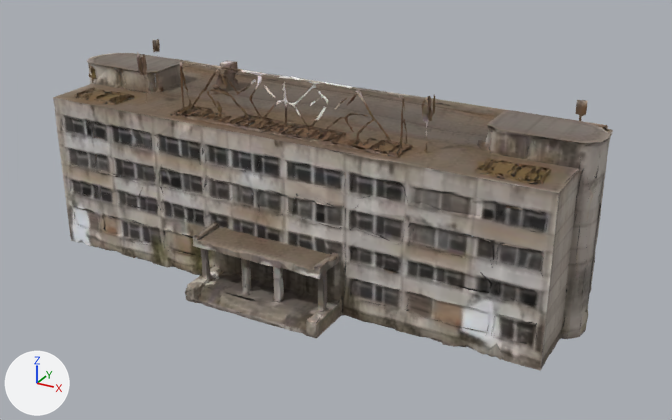
Before and after pictures for a commit that changed the glTF model assets/models/building_admin.glb.
One viewpoint serves both versions: a 50 mm camera at (46.5, -77.7, 47.2) aimed at (3.6, 0.3, 8.2). Arrows for +X, +Y and +Z are at lower left; the lights stay in place. The first picture is the older version. Vertices at exactly the same position are counted once.

Names of what the first picture shows: 'building_admin'.
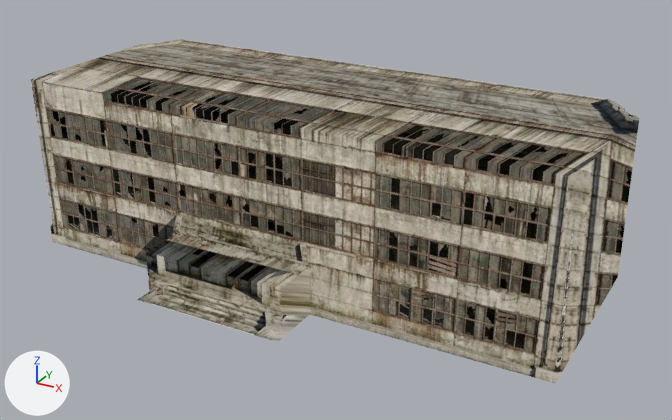
What differs and where, as boxes [x1, y1, x2, y2] in the pictures (672 x 420 px):
'building_admin', reshaped (9% wider): before [53, 39, 613, 371]; after [31, 39, 639, 383]
part 1 of me_building_admin, rebuilt (9% wider, 8% taller): before [53, 53, 613, 371]; after [31, 39, 639, 383]
part 2 of me_building_admin, added: after [137, 234, 310, 341]
part 3 of me_building_admin, deleted: before [77, 39, 613, 348]

What changed in the scene script:
```text
Add img_building_admin_tex:
    img_building_admin_tex = load_image('building_admin_tex', '_unpacked/building_admin_tex', 1024, 1024, 'sRGB')
Add mat_building_admin:
    mat_building_admin = bpy.data.materials.new('building_admin')
    # uses the picture img_building_admin_tex
Change me_building_admin:
    used by ob_building_admin; location = (0.0, 0.0, 0.0)
    remove me_building_admin.from_pydata(...)  # 8527 vertices, 8000 faces; spans x -30.0..30.0, y -11.3..11.4, z 0.0..23.2
    remove me_building_admin.materials.append(mat_model)
    add me_building_admin.from_pydata(...)  # 702 vertices, 1396 faces; spans x -30.0..30.0, y -15.6..15.6, z 0.0..19.6
    me_building_admin part 1: the loose piece of 6768 vertices spanning x -30.0..30.0, y -11.3..11.4, z 0.0..23.1 is rebuilt with 642 vertices and now spans x -30.0..30.0, y -7.4..15.6, z 0.0..19.6, in mat_building_admin
    me_building_admin part 2: a new loose piece of 60 vertices spanning x -11.4..4.8, y -15.6..-7.4, z 0.0..5.3, in mat_building_admin
    me_building_admin part 3: 226 loose pieces with 1759 vertices, spanning x -28.9..30.0, y -11.2..11.4, z 0.1..23.2, are deleted
    add me_building_admin.materials.append(mat_building_admin)
```
